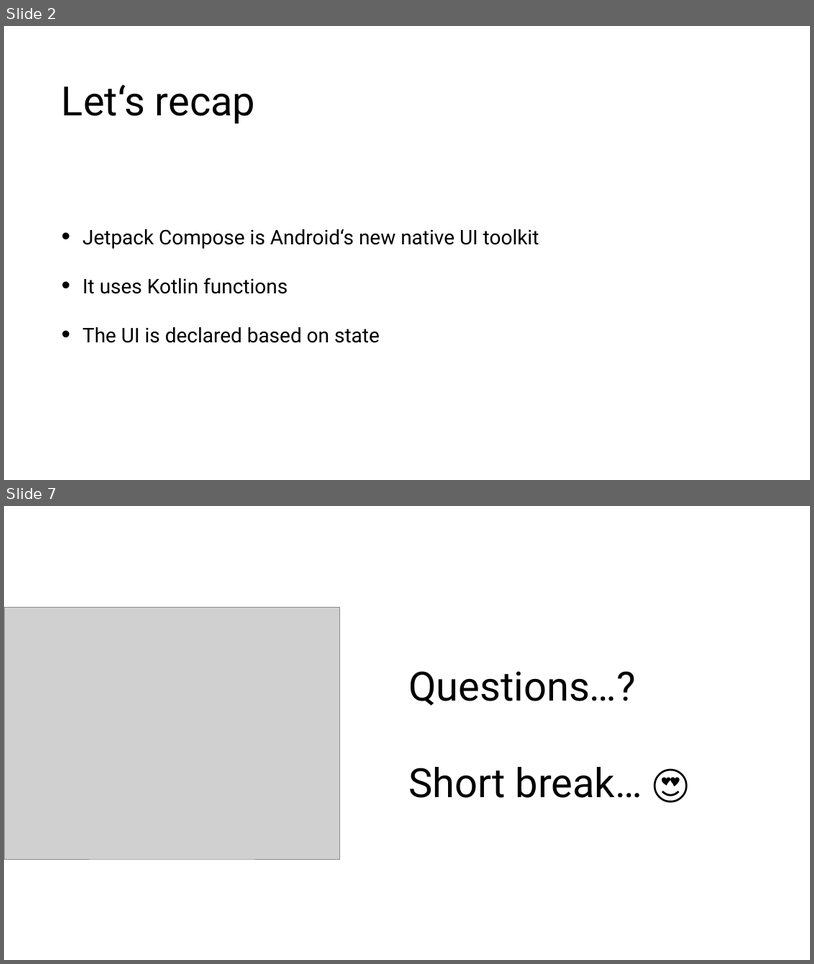
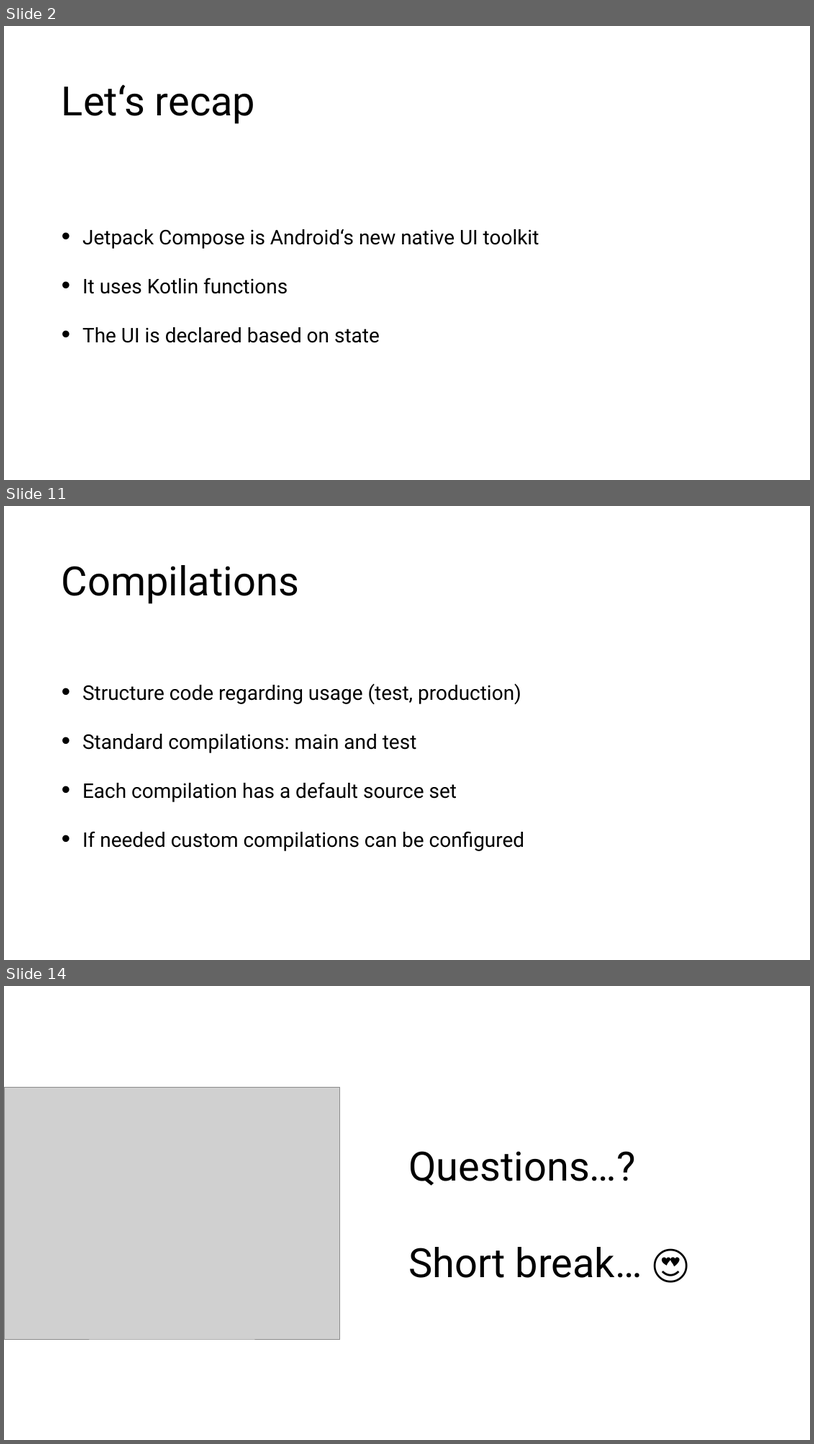
Before and after one commit to tkuenneth/compose_workshop, a slide deck: slides/06_Beyond Android.pptx. Shown one above the other, each under a label of ours: slides 2 and 7 before the commit, slides 2, 11 and 14 after it; the slides between them are not shown. The pictures are 814x964 and 814x1444 pixels, drawn with LibreOffice and Linux fonts; fonts in the diff are those of the drawing; grey boxes stand for pictures; background and template pictures are left out. Boxes give left, top, right and bottom in pixels: in the first picture for what was removed or moved away, otherwise in the second. Text is boxed around its words. In the diff, an @@ line names an element or a change of style, - is before the commit and + after.

```diff
--- a/slides/06_Beyond Android.pptx
+++ b/slides/06_Beyond Android.pptx
@@ slide 11 added at [4,506,810,960], background #FFFFFF @@
@@ title added at [62,565,299,604], 96 pt, text #000000 @@
+Compilations
@@ text added at [82,683,525,851], 48 pt, text #000000 @@
+• Structure code regarding usage (test, production)
+• Standard compilations: main and test
+• Each compilation has a default source set
+• If needed custom compilations can be configured
@@ what was slide 7 is now slide 14 @@
```
Also in this commit, not shown: 3 slides changed, 7 other slides added, 1 slide removed.
